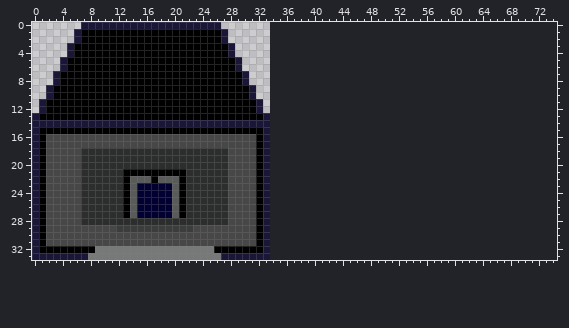
Two versions of one sprite sheet, death-stranding-br-2d/Assets/DeliveryPlace.png. The picture above is the old version.
The file is 34x34 pixels. Colours within 5 levels of each other are drawn and written as one. The old version is drawn lined up with the new one, on the new canvas.
The same view after the edit:
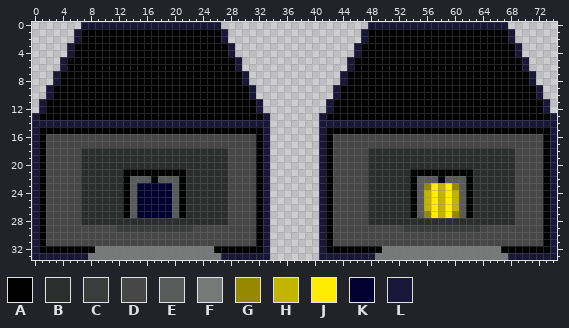
Palette (. is transparent): A #000000  B #2c2d2d  C #3b3c3c  D #474747  E #595a5a  F #777878  G #948900  H #c3b400  J #ffec00  K #010031  L #1a1638
Diff:
canvas 34x34 -> 75x34
y 0: x 48..67 .................... -> LLLLLLLLLLLLLLLLLLLL
y 1..2: x 47..68 ...................... -> LAAAAAAAAAAAAAAAAAAAAL
y 3..4: x 46..69 ........................ -> LAAAAAAAAAAAAAAAAAAAAAAL
y 5..6: x 45..70 .......................... -> LAAAAAAAAAAAAAAAAAAAAAAAAL
y 7..8: x 44..71 ............................ -> LAAAAAAAAAAAAAAAAAAAAAAAAAAL
y 9..10: x 43..72 .............................. -> LAAAAAAAAAAAAAAAAAAAAAAAAAAAAL
y 11..12: x 42..73 ................................ -> LAAAAAAAAAAAAAAAAAAAAAAAAAAAAAAL
y 13: x 41..74 .................................. -> LAAAAAAAAAAAAAAAAAAAAAAAAAAAAAAAAL
y 14: x 41..74 .................................. -> LLLLLLLLLLLLLLLLLLLLLLLLLLLLLLLLLL
y 15: x 41..74 .................................. -> LAAAAAAAAAAAAAAAAAAAAAAAAAAAAAAAAL
y 16..17: x 41..74 .................................. -> LADDDDDDDDDDDDDDDDDDDDDDDDDDDDDDAL
y 18..20: x 41..74 .................................. -> LADDDDDBBBBBBBBBBBBBBBBBBBBBDDDDAL
y 21: x 41..74 .................................. -> LADDDDDBBBBBBAAAAAAAAABBBBBBDDDDAL
y 22: x 41..74 .................................. -> LADDDDDBBBBBBAEEEAEEEABBBBBBDDDDAL
y 23: x 41..74 .................................. -> LADDDDDBBBBBBAEGJHJGEABBBBBBDDDDAL
y 24..26: x 41..74 .................................. -> LADDDDDBBBBBBAEHJHJHEABBBBBBDDDDAL
y 27: x 41..74 .................................. -> LADDDDDBBBBBBAEGJHJGEABBBBBBDDDDAL
y 28: x 41..74 .................................. -> LADDDDDBBBBBBBBBBBBBBBBBBBBBDDDDAL
y 29: x 41..74 .................................. -> LADDDDDDDDDDCCCCCCCCCCCDDDDDDDDDAL
y 30..31: x 41..74 .................................. -> LADDDDDDDDDDDDDDDDDDDDDDDDDDDDDDAL
y 32: x 41..74 .................................. -> LAAAAAAAAFFFFFFFFFFFFFFFFFAAAAAAAL
y 33: x 41..74 .................................. -> LLLLLLLLFFFFFFFFFFFFFFFFFFFLLLLLLL
Pixel boxes of the changes (left, top, right, bottom) in both pictures:
added: (319, 22, 557, 260)
